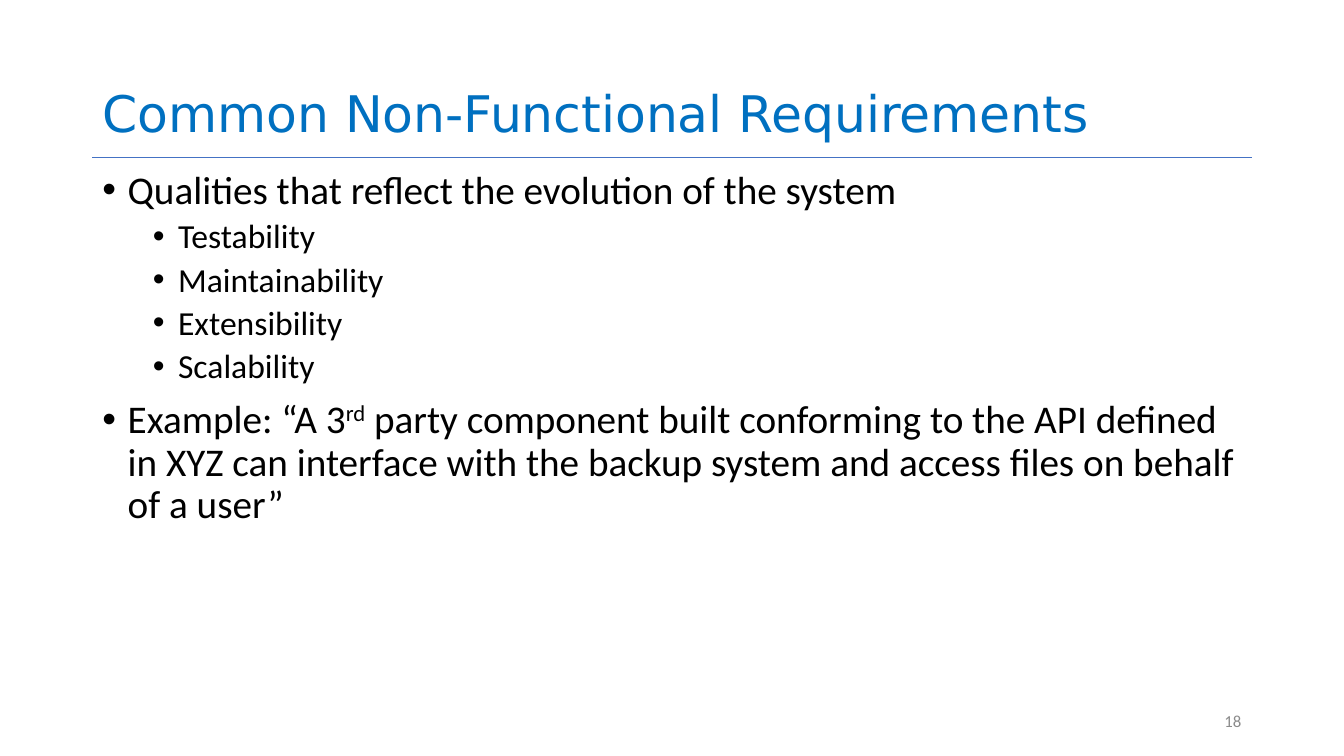
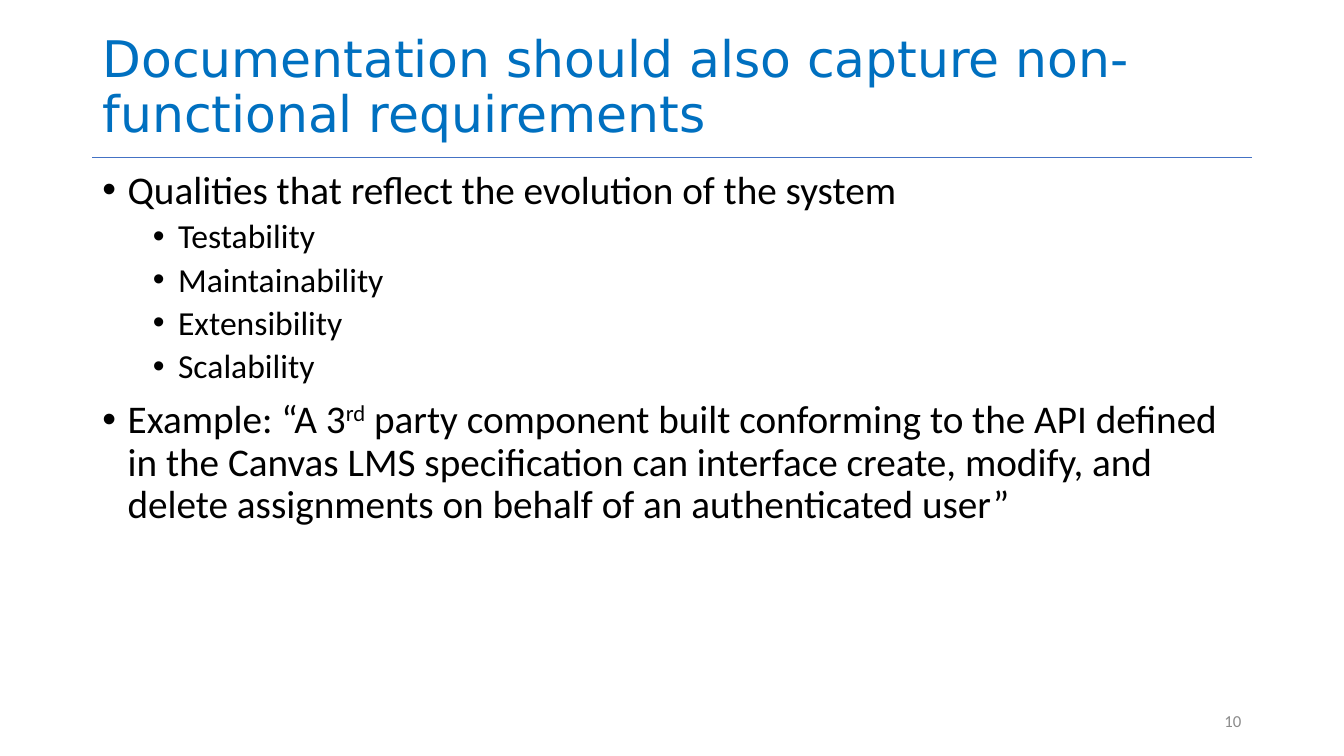
Before and after one commit to neu-se/CS4530-Spring-2022, a slide deck: slide 10 of Slides/Lesson 3.1 Requirements Gathering.pptx (slide 18 before the commit). Drawn at 1344x756 pixels with LibreOffice and Linux fonts; fonts in the diff are those of the drawing. Boxes give left, top, right and bottom in pixels: in the first picture for what was removed or moved away, otherwise in the second. Text is boxed around its words. In the diff, an @@ line names an element or a change of style, - is before the commit and + after.

```diff
--- a/Slides/Lesson 3.1 Requirements Gathering.pptx
+++ b/Slides/Lesson 3.1 Requirements Gathering.pptx
@@ title at box(102, 38, 1129, 143): text changed @@
-Common Non-Functional Requirements
+Documentation should also capture non-functional requirements
@@ text at box(128, 405, 1217, 525): text changed @@
-• Example: “A 3rd party component built conforming to the API defined in XYZ can interface with the backup system and access files on behalf of a user”
+• Example: “A 3rd party component built conforming to the API defined in the Canvas LMS specification can interface create, modify, and delete assignments on behalf of an authenticated user”
@@ page number at box(1224, 716, 1241, 727): text changed @@
-18
+10
```
Also in this commit, not shown: 7 other slides changed, 1 slide added, 1 slide removed.
